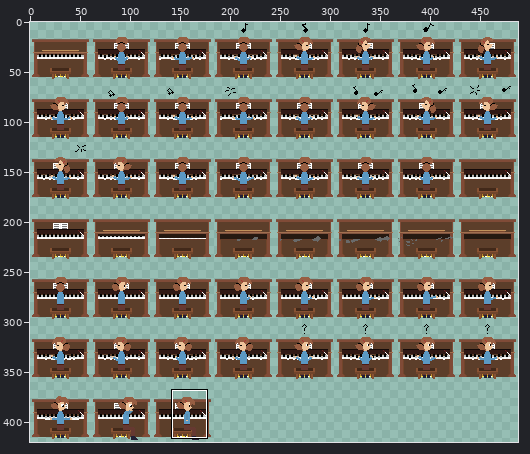
Sprite sheet -- scenes/scene_1_children/piano.png. The picture above shows the old version from afar; the outline marks the close-up.
Close-up. First the earlier version:
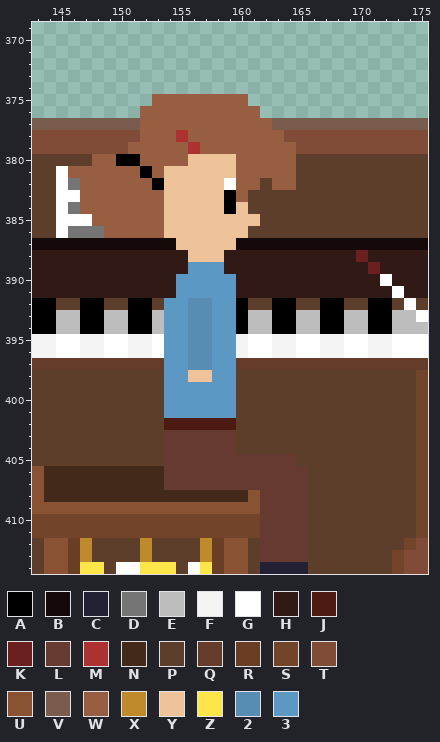
The file is 488x420 pixels. Colours within 5 levels of each other are drawn and written as one. Shown: x 143..175, y 369..414. The commit also changed other parts of the picture, which this record leaves out.
Palette (. is transparent): A #000000  B #140a09  C #222034  D #757575  E #bdbdbd  F #f4f4f4  G #ffffff  H #311915  J #4c1a11  K #6c1f1f  L #663931  M #ac3232  N #42291a  P #5c3e2a  Q #643c29  R #6a3e24  S #72452b  T #804b37  U #885233  V #7a5c4e  W #975e42  X #bf8a2b  Y #eec39a  Z #fde64a  2 #588db3  3 #5b98c3
Pixels before, first column x 143:
375 ..........WWWWWWWW...............
376 .........WWWWWWWWWW..............
377 VVVVVVVVVWWWWWWWWWWWVVVVVVVVVVVVV
378 TTTTTTTTTWWWMWWWWWWWWTTTTTTTTTTTT
379 TTTTTTTTWWWWWMWWWWWWWWTTTTTTTTTTT
380 PPPPPWWAAWWWWYYYYWWWWWPPPPPPPPPPP
381 PPGWWWWWWAWYYYYYYWWWWWPPPPPPPPPPP
382 PPGDWWWWWWAYYYYYGWWPWWPPPPPPPPPPP
383 PPGGWWWWWWWYYYYYAWPPPPPPPPPPPPPPP
384 PPGDWWWWWWWYYYYYAYPPPPPPPPPPPPPPP
385 PPGGGWWWWWWYYYYYYYYPPPPPPPPPPPPPP
386 PPGDDDWWWWWYYYYYYYPPPPPPPPPPPPPPP
387 BBBBBBBBBBBBYYYYYBBBBBBBBBBBBBBBB
388 HHHHHHHHHHHHHYYYHHHHHHHHHHHKHHHHH
389 HHHHHHHHHHHHH333HHHHHHHHHHHHKHHHH
390 HHHHHHHHHHHH33333HHHHHHHHHHHHGHHH
391 HHHHHHHHHHHH33333HHHHHHHHHHHHHGHH
392 AAPPAAPPAAP332233APPAAPPAAPPAAPGP
393 AAEEAAEEAAE332233AEEAAEEAAEEAAEEG
394 AAEEAAEEAAE332233AEEAAEEAAEEAAEEE
395 FFGGFFGGFFG332233FGGFFGGFFGGFFGGG
396 FFGGFFGGFFG332233FGGFFGGFFGGFFGGG
397 QQQQQQQQQQQ332233QQQQQQQQQQQQQQQQ
398 PPPPPPPPPPP33YY33PPPPPPPPPPPPPPPS
399 PPPPPPPPPPP333333PPPPPPPPPPPPPPPS
400 PPPPPPPPPPP333333PPPPPPPPPPPPPPPS
401 PPPPPPPPPPP333333PPPPPPPPPPPPPPPS
402 PPPPPPPPPPPJJJJJJPPPPPPPPPPPPPPPS
403 PPPPPPPPPPPLLLLLLPPPPPPPPPPPPPPPS
404 PPPPPPPPPPPLLLLLLPPPPPPPPPPPPPPPS
405 PPPPPPPPPPPLLLLLLLLLLLPPPPPPPPPPS
406 UNNNNNNNNNNLLLLLLLLLLLLPPPPPPPPPS
407 UNNNNNNNNNNLLLLLLLLLLLLPPPPPPPPPS
408 UNNNNNNNNNNNNNNNNNULLLLPPPPPPPPPS
409 UUUUUUUUUUUUUUUUUUULLLLPPPPPPPPPS
410 SSSSSSSSSSSSSSSSSSSLLLLPPPPPPPPPS
411 SSSSSSSSSSSSSSSSSSSLLLLPPPPPPPPPS
412 PUURXPPPPXPPPPXRUUPLLLLPPPPPPPPST
413 PUURXPPPPXPPPPXRUUPLLLLPPPPPPPSTT
414 PUURZZPGGZZZPGZRUUPCCCCPPPPPPPSTT
Once edited:
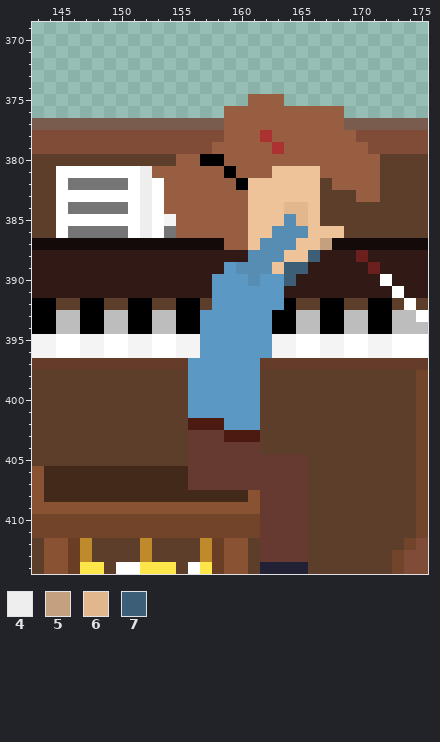
Colours new in this view: 4 #eeeeee  5 #c4a07e  6 #e2b78e  7 #3c5e76
Edits made:
{"y":375,"x":153,"old":"WWWWWWWW...","new":"........WWW"}
{"y":376,"x":152,"old":"WWWWWWW","new":"......."}
{"y":376,"x":162,"old":".......","new":"WWWWWWW"}
{"y":377,"x":152,"old":"WWWWWWW","new":"VVVVVVV"}
{"y":377,"x":163,"old":"VVVVVV","new":"WWWWWW"}
{"y":378,"x":152,"old":"WWWMWWW","new":"TTTTTTT"}
{"y":378,"x":162,"old":"W","new":"M"}
{"y":378,"x":164,"old":"TTTTTT","new":"WWWWWW"}
{"y":379,"x":151,"old":"WWWWWMW","new":"TTTTTTT"}
{"y":379,"x":163,"old":"W","new":"M"}
{"y":379,"x":165,"old":"TTTTTT","new":"WWWWWW"}
{"y":380,"x":148,"old":"WWAAWWW","new":"PPPPPPP"}
{"y":380,"x":156,"old":"YYYY","new":"WAAW"}
{"y":380,"x":165,"old":"PPPPPPP","new":"WWWWWWW"}
{"y":381,"x":146,"old":"WWWWWWA","new":"GGGGGG4"}
{"y":381,"x":154,"old":"YYYYYY","new":"WWWWWA"}
{"y":381,"x":163,"old":"WWPPPPPPP","new":"YYYYWWWWW"}
{"y":382,"x":147,"old":"WWWWWWAYYYYYGWWPWWPP","new":"DDDDG4GWWWWWWAYYYYYY"}
{"y":382,"x":168,"old":"PPPP","new":"WWWW"}
{"y":383,"x":147,"old":"WWWWWWWYYYYYA","new":"GGGGG4GWWWWWW"}
{"y":383,"x":161,"old":"PPPPPP","new":"YYYYYY"}
{"y":383,"x":170,"old":"PP","new":"WW"}
{"y":384,"x":147,"old":"WWWWWWWYYYYYAYPPPPPP","new":"DDDDG4GWWWWWWWYYY66Y"}
{"y":385,"x":148,"old":"WWWWWWYYYYYYY","new":"GGGG4GFWWWWWW"}
{"y":385,"x":162,"old":"PPPPP","new":"YY26Y"}
{"y":386,"x":149,"old":"WWWWWYYYYYYYPPPPPPPP","new":"DDG4GDWWWWWWYY222YYY"}
{"y":387,"x":155,"old":"YYYYYBBBBBBBB","new":"BBBBWWY222YY5"}
{"y":388,"x":156,"old":"YYY","new":"HHH"}
{"y":388,"x":161,"old":"HHHHHH","new":"222YY7"}
{"y":389,"x":156,"old":"333HHHHHHH","new":"HHH3222Y77"}
{"y":390,"x":155,"old":"333","new":"HHH"}
{"y":390,"x":160,"old":"HHHHH","new":"32337"}
{"y":391,"x":155,"old":"333","new":"HHH"}
{"y":391,"x":160,"old":"HHHH","new":"3333"}
{"y":392,"x":154,"old":"3322","new":"PAAP"}
{"y":392,"x":160,"old":"APPA","new":"3333"}
{"y":393,"x":154,"old":"3322","new":"EAA3"}
{"y":393,"x":160,"old":"AEE","new":"333"}
{"y":394,"x":154,"old":"3322","new":"EAA3"}
{"y":394,"x":160,"old":"AEE","new":"333"}
{"y":395,"x":154,"old":"3322","new":"GFF3"}
{"y":395,"x":160,"old":"FGG","new":"333"}
{"y":396,"x":154,"old":"3322","new":"GFF3"}
{"y":396,"x":160,"old":"FGG","new":"333"}
{"y":397,"x":154,"old":"3322","new":"QQ33"}
{"y":397,"x":160,"old":"QQ","new":"33"}
{"y":398,"x":154,"old":"33YY","new":"PP33"}
{"y":398,"x":160,"old":"PP","new":"33"}
{"y":399,"x":154,"old":"33","new":"PP"}
{"y":399,"x":160,"old":"PP","new":"33"}
{"y":400,"x":154,"old":"33","new":"PP"}
{"y":400,"x":160,"old":"PP","new":"33"}
{"y":401,"x":154,"old":"33","new":"PP"}
{"y":401,"x":160,"old":"PP","new":"33"}
{"y":402,"x":154,"old":"JJ","new":"PP"}
{"y":402,"x":159,"old":"JPP","new":"333"}
{"y":403,"x":154,"old":"LL","new":"PP"}
{"y":403,"x":159,"old":"LPP","new":"JJJ"}
{"y":404,"x":154,"old":"LL","new":"PP"}
{"y":404,"x":160,"old":"PP","new":"LL"}
{"y":405,"x":154,"old":"LL","new":"PP"}
{"y":405,"x":165,"old":"P","new":"L"}
{"y":406,"x":154,"old":"LL","new":"NN"}
{"y":407,"x":154,"old":"LL","new":"NN"}
{"label":"changed","picture_box":[68,94,380,490]}
